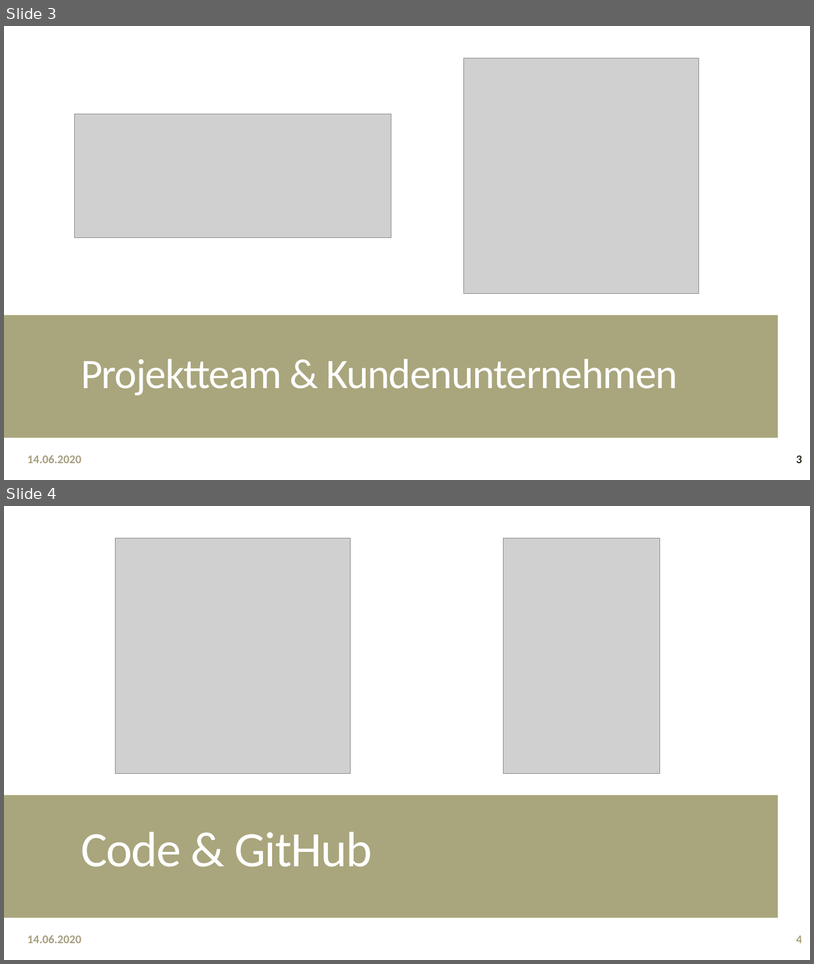
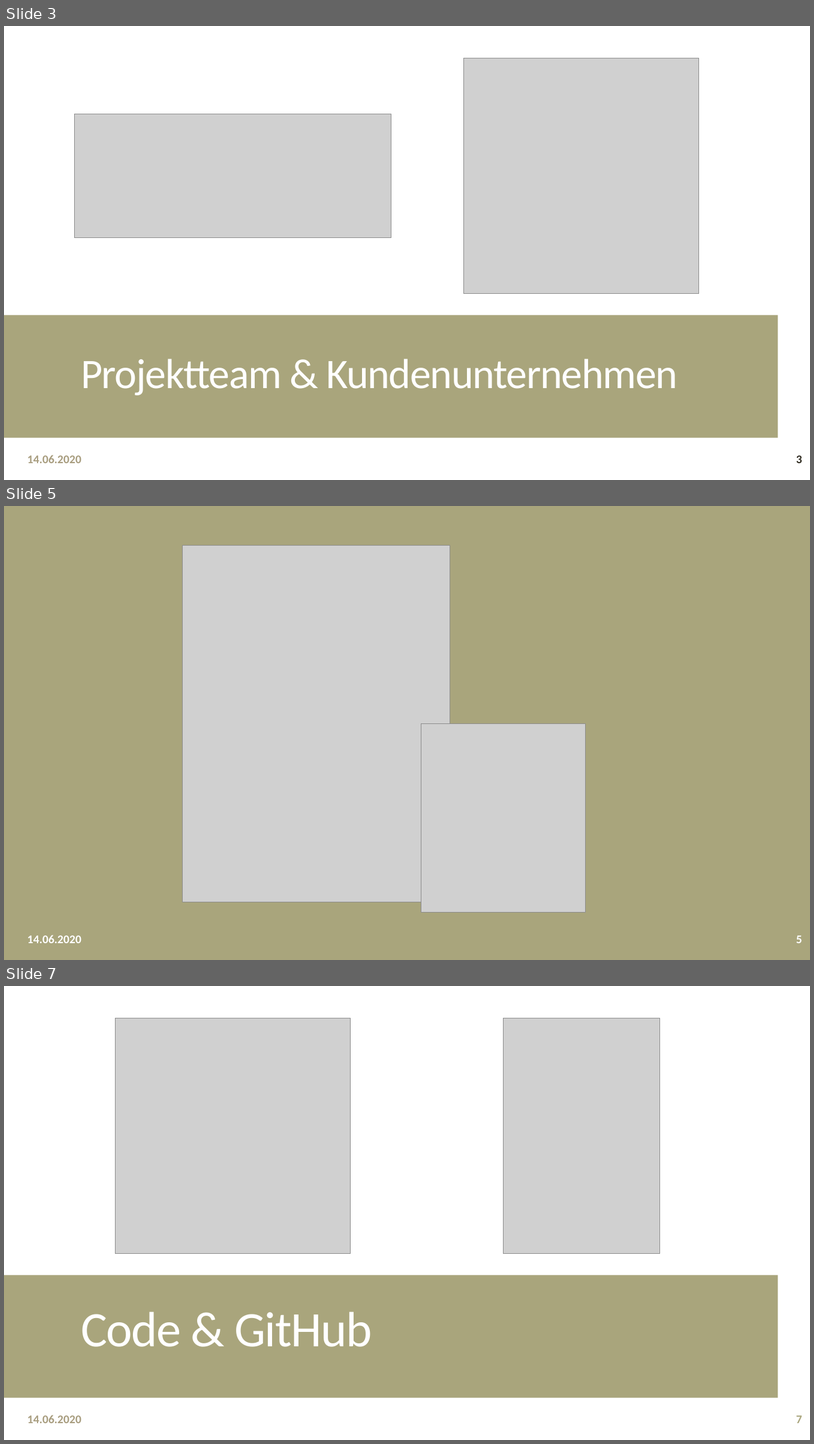
Before and after one commit to fh-erfurt/RentATool, a slide deck: share/presentations/Java 2/RentATool_16.06.20.pptx. Shown one above the other, each under a label of ours: slides 3 and 4 before the commit, slides 3, 5 and 7 after it; the slides between them are not shown. The pictures are 814x964 and 814x1444 pixels, drawn with LibreOffice and Linux fonts; fonts in the diff are those of the drawing; grey boxes stand for pictures. Boxes give left, top, right and bottom in pixels: in the first picture for what was removed or moved away, otherwise in the second. Text is boxed around its words. In the diff, an @@ line names an element or a change of style, - is before the commit and + after.

```diff
--- a/share/presentations/Java 2/RentATool_16.06.20.pptx
+++ b/share/presentations/Java 2/RentATool_16.06.20.pptx
@@ slide 5 added at <box>4,506,810,960</box>, background #A9A57C @@
@@ picture added at <box>183,546,450,901</box> @@
@@ picture added at <box>422,724,586,913</box> @@
@@ text added at <box>27,934,81,943</box>, 14 pt, text #FFFFFF, bold @@
+14.06.2020
@@ page number added at <box>797,935,803,943</box>, 14 pt, text #FFFFFF, bold @@
+5
@@ what was slide 4 is now slide 7 @@
@@ page number at <box>797,1415,803,1423</box>: text changed @@
-4
+7
```
Also in this commit, not shown: 3 other slides added.
